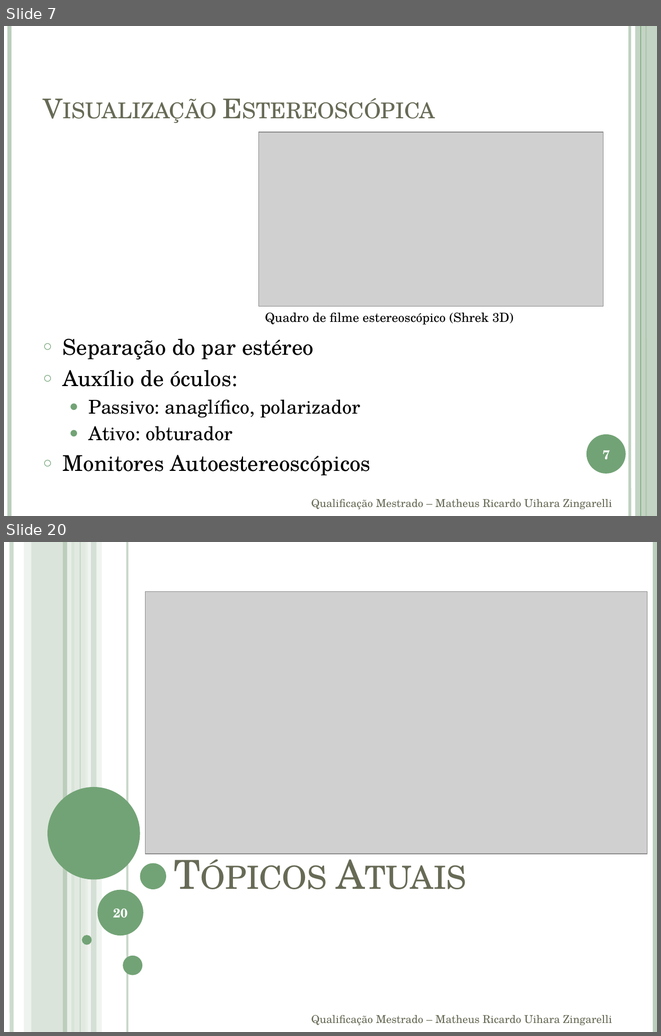
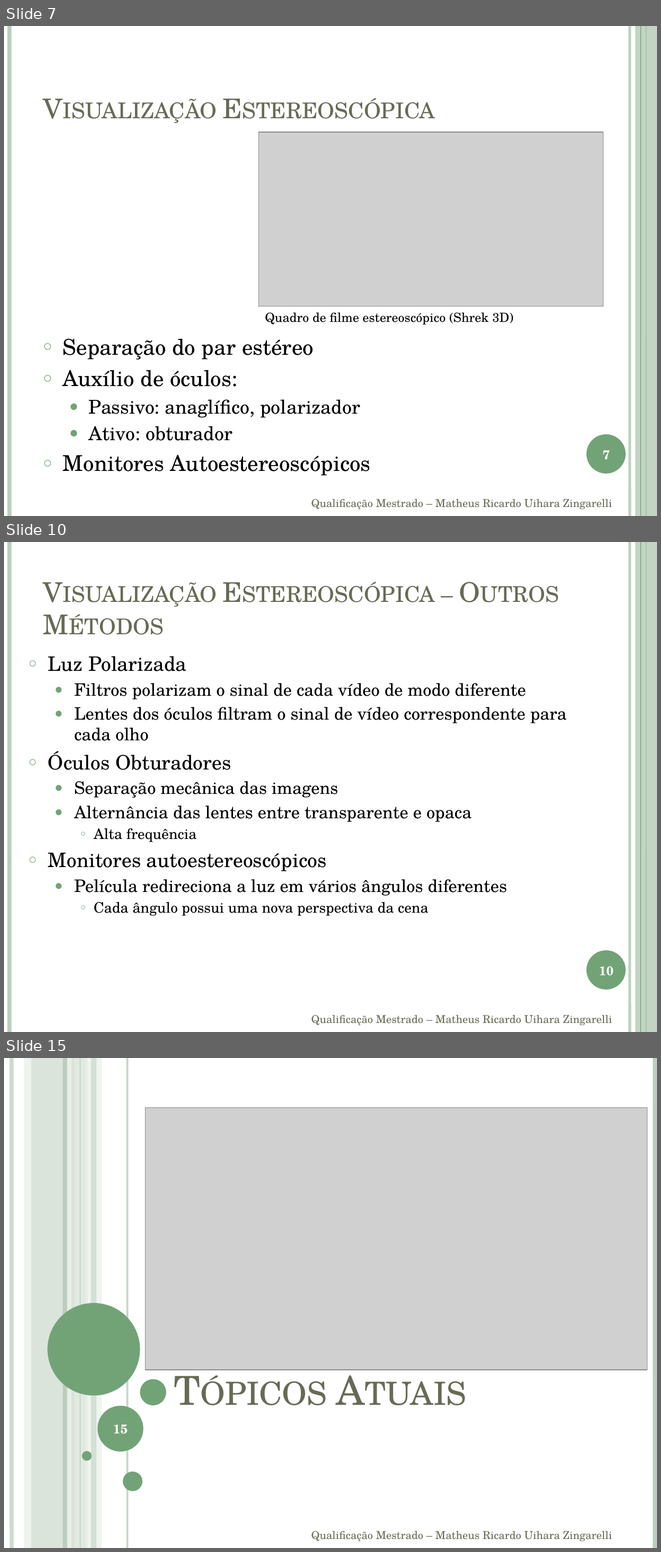
Before and after one commit to andrecurvello/tests-zingarelli, a slide deck: 1-Meus-Artigos/Qualificacao/apresentação.pptx. Shown one above the other, each under a label of ours: slides 7 and 20 before the commit, slides 7, 10 and 15 after it; the slides between them are not shown. The pictures are 661x1036 and 661x1552 pixels, drawn with LibreOffice and Linux fonts; fonts in the diff are those of the drawing; grey boxes stand for pictures. Boxes give left, top, right and bottom in pixels: in the first picture for what was removed or moved away, otherwise in the second. Text is boxed around its words. In the diff, an @@ line names an element or a change of style, - is before the commit and + after.

Commit message:
Mestrado - apresentação da quali  - conteúdo de visualização estereoscópica e início do conteúdo de codificação
- Adição de pdf de curso sobre latex

```diff
--- a/1-Meus-Artigos/Qualificacao/apresentação.pptx
+++ b/1-Meus-Artigos/Qualificacao/apresentação.pptx
@@ slide 10 added at bbox=[4, 542, 657, 1032], background #FFFFFF; not listed: 6 template elements that a slide beside it also shows @@
@@ title added at bbox=[37, 562, 570, 643], 30 pt, text #676A55, small capitals @@
+Visualização Estereoscópica – Outros Métodos
@@ text added at bbox=[48, 656, 567, 916], 19 pt, text #000000 @@
+○ Luz Polarizada
+  ● Filtros polarizam o sinal de cada vídeo de modo diferente
+  ● Lentes dos óculos filtram o sinal de vídeo correspondente para cada olho
+○ Óculos Obturadores
+  ● Separação mecânica das imagens
+  ● Alternância das lentes entre transparente e opaca
+    ○ Alta frequência
+○ Monitores autoestereoscópicos
+  ● Película redireciona a luz em vários ângulos diferentes
+    ○ Cada ângulo possui uma nova perspectiva da cena
@@ page number added at bbox=[599, 966, 614, 976], 14 pt, text #FFFFFF, bold @@
+10
@@ text added at bbox=[311, 1015, 612, 1025], 12 pt, text #676A55 @@
+Qualificação Mestrado – Matheus Ricardo Uihara Zingarelli
@@ what was slide 20 is now slide 15 @@
@@ page number at bbox=[113, 1424, 128, 1434]: text changed @@
-20
+15
```
Also in this commit, not shown: 5 slides changed, 1 other slide added, 7 slides removed, 1 other file.
